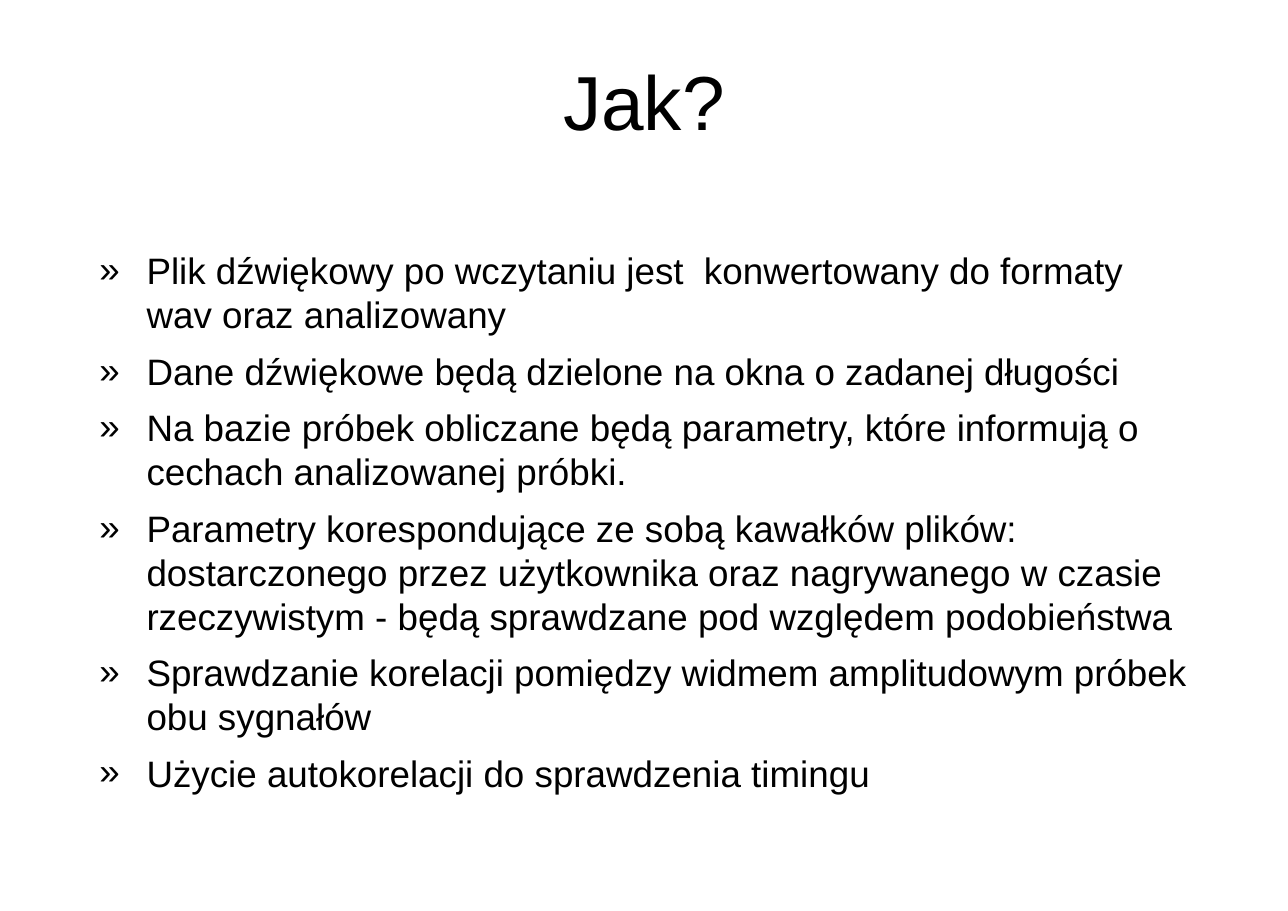
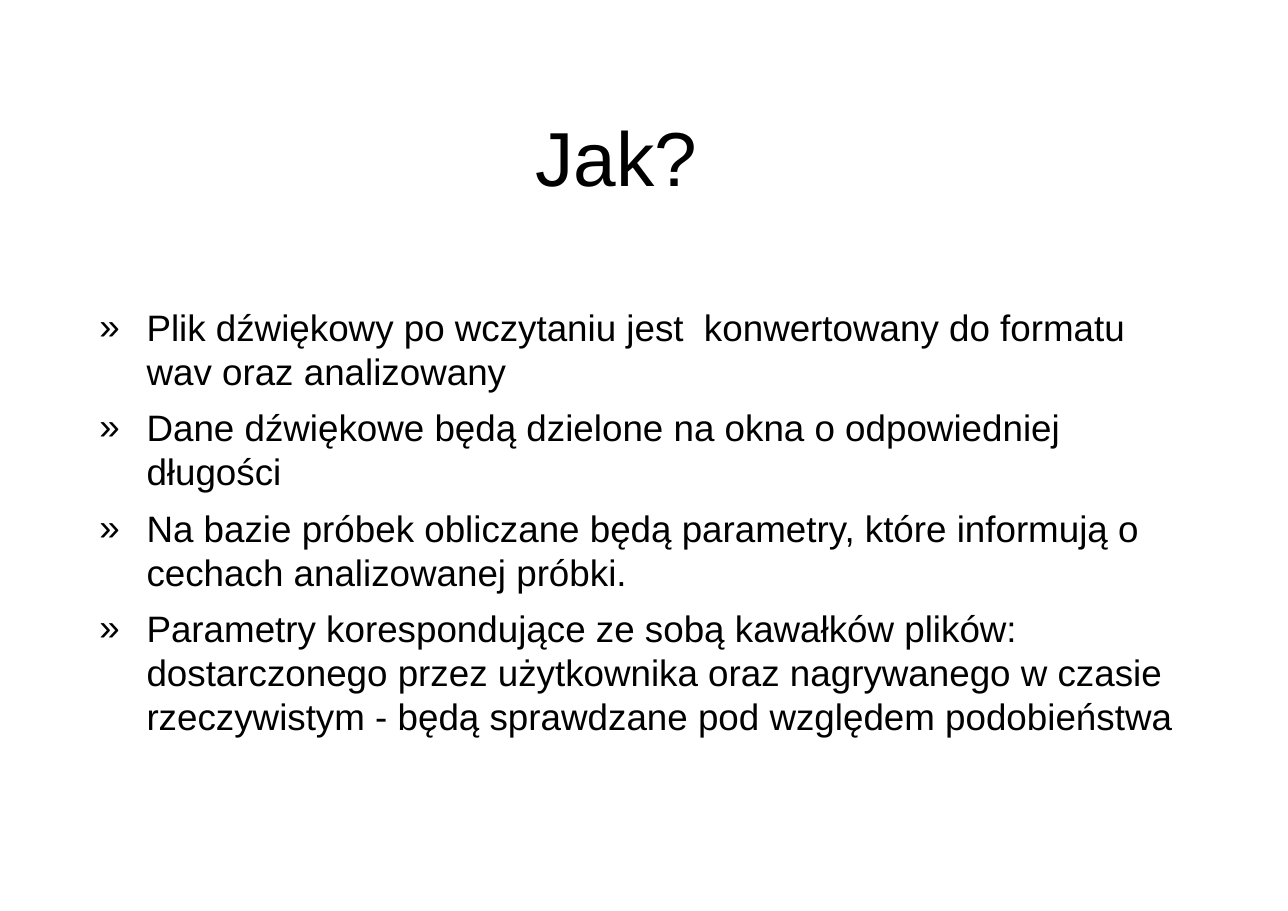
Before and after one commit to maciejj04/Apollo, a slide deck: slide 3 of docs/Seminatium1.odp. Drawn at 1288x911 pixels with LibreOffice and Linux fonts; fonts in the diff are those of the drawing; background and template pictures are left out. Boxes give left, top, right and bottom in pixels: in the first picture for what was removed or moved away, otherwise in the second. Text is boxed around its words. In the diff, an @@ line names an element or a change of style, - is before the commit and + after.

```diff
--- a/docs/Seminatium1.odp
+++ b/docs/Seminatium1.odp
@@ title "Jak?" moved from (x1=563, y1=74, x2=725, y2=131) to (x1=535, y1=130, x2=697, y2=187) @@
@@ text at (x1=147, y1=314, x2=1125, y2=492): text changed @@
-» Plik dźwiękowy po wczytaniu jest konwertowany do formaty wav oraz analizowany
-» Dane dźwiękowe będą dzielone na okna o zadanej długości
+» Plik dźwiękowy po wczytaniu jest konwertowany do formatu wav oraz analizowany
+» Dane dźwiękowe będą dzielone na okna o odpowiedniej długości
@@ text at (x1=147, y1=659, x2=1186, y2=794): paragraphs removed @@
-» Sprawdzanie korelacji pomiędzy widmem amplitudowym próbek obu sygnałów
-» Użycie autokorelacji do sprawdzenia timingu
```
Also in this commit, not shown: 5 other slides changed, 9 other files.
